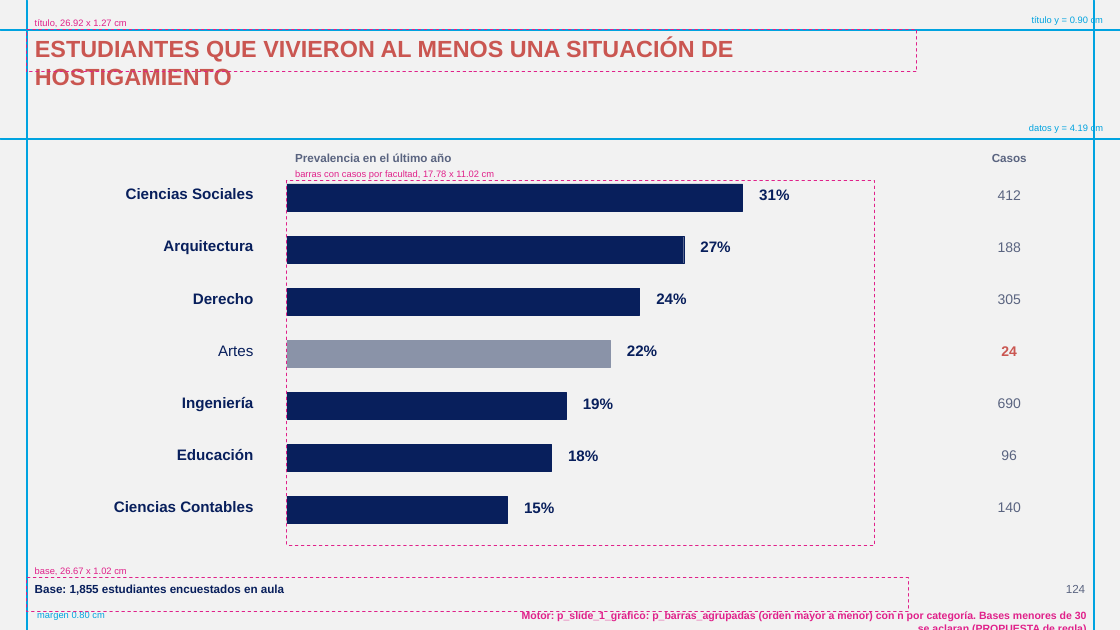
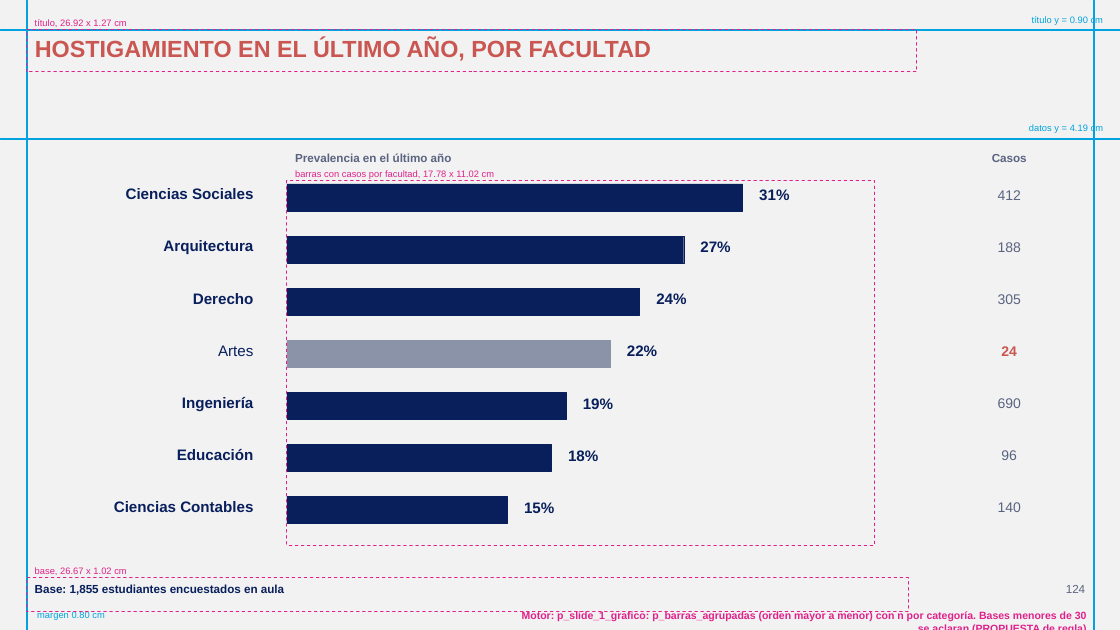
Before and after one commit to GonzaloAlmendariz/prosecnur-app, a slide deck: slide 124 of docs/qa/motor-ppt-2026-10-06/4-recetario/recetario-fiel-guias.pptx. Drawn at 1120x630 pixels with LibreOffice and Linux fonts; fonts in the diff are those of the drawing; background and template pictures are left out. Boxes give left, top, right and bottom in pixels: in the first picture for what was removed or moved away, otherwise in the second. Text is boxed around its words. In the diff, an @@ line names an element or a change of style, - is before the commit and + after.

```diff
--- a/docs/qa/motor-ppt-2026-10-06/4-recetario/recetario-fiel-guias.pptx
+++ b/docs/qa/motor-ppt-2026-10-06/4-recetario/recetario-fiel-guias.pptx
@@ title at <box>35,38,651,61</box>: text changed @@
-ESTUDIANTES QUE VIVIERON AL MENOS UNA SITUACIÓN DE HOSTIGAMIENTO
+HOSTIGAMIENTO EN EL ÚLTIMO AÑO, POR FACULTAD
```
Also in this commit, not shown: 2 other slides changed, 7 other files.
